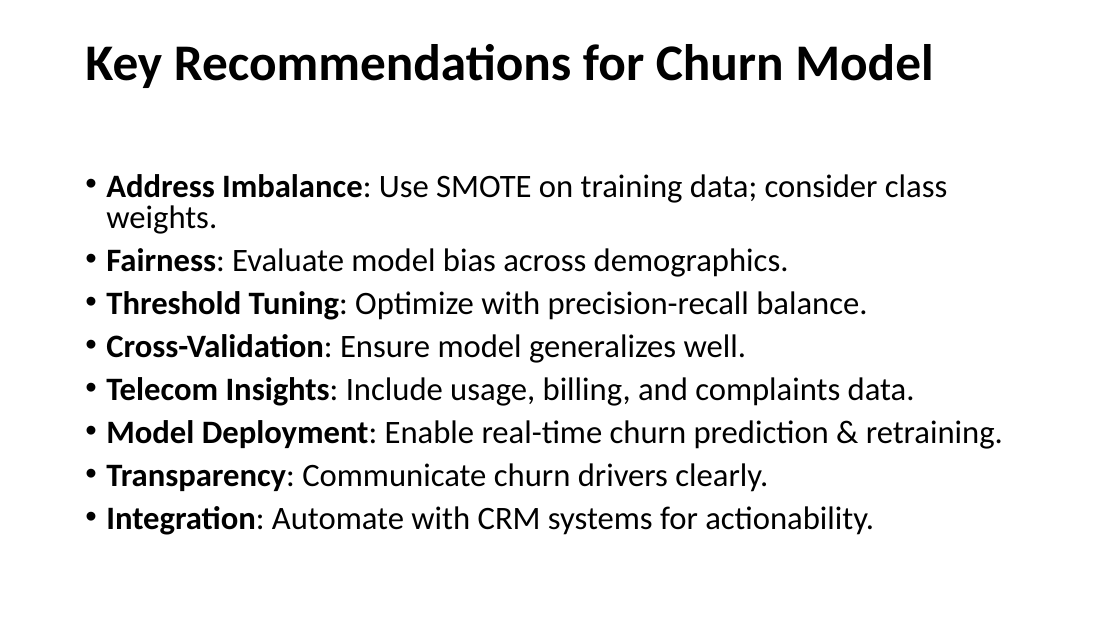
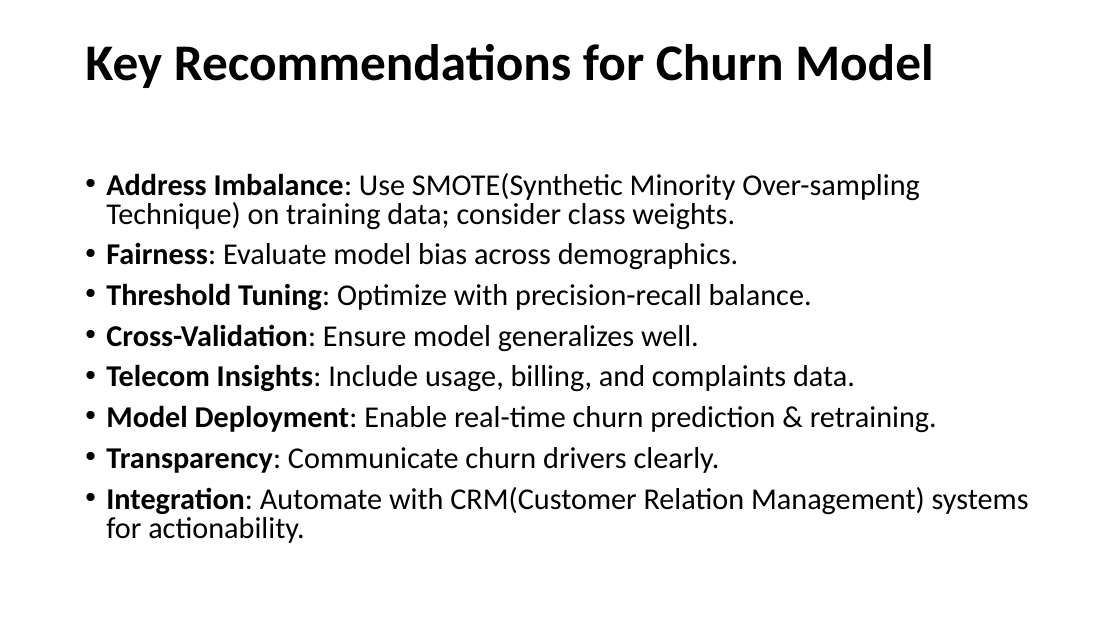
Before and after one commit to KabiraKabira7/customer_churn_modelling_phase_3_project, a slide deck: slide 11 of presentation.pdf.pptx. Drawn at 1120x630 pixels with LibreOffice and Linux fonts; fonts in the diff are those of the drawing. Boxes give left, top, right and bottom in pixels: in the first picture for what was removed or moved away, otherwise in the second. Text is boxed around its words. In the diff, an @@ line names an element or a change of style, - is before the commit and + after.

Commit message:
updating the notebook

```diff
--- a/presentation.pdf.pptx
+++ b/presentation.pdf.pptx
@@ text at (106,173,920,230): text changed; size 28 to 25.9 pt @@
-• Address Imbalance: Use SMOTE on training data; consider class weights.
+• Address Imbalance: Use SMOTE(Synthetic Minority Over-sampling Technique) on training data; consider class weights.
@@ text at (106,243,937,473): size 28 to 25.9 pt in "Fairness: Evaluate model bias across demographics.", "Threshold Tuning: Optimize with precision-recall balance.", "Cross-Validation: Ensure model generalizes well.", "Telecom Insights: Include usage, billing, and complaints ..." and 2 more places @@
@@ text at (106,487,1029,543): text changed; size 28 to 25.9 pt @@
-• Integration: Automate with CRM systems for actionability.
+• Integration: Automate with CRM(Customer Relation Management) systems for actionability.
```
